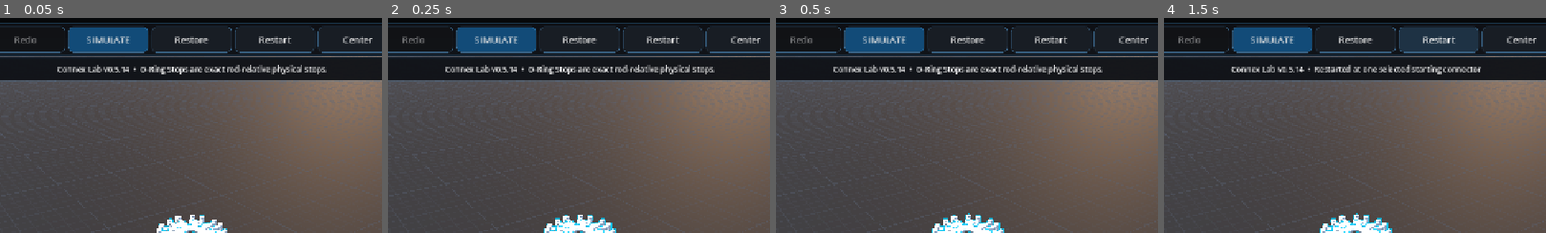
Above: before the commit, frames 1-4 (left to right).
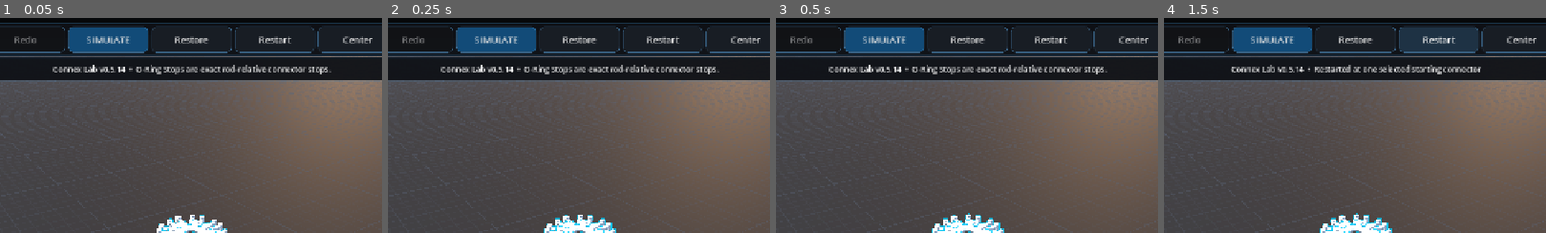
Above: after the commit, the same moments.

Repository: pixel375/connex
Game: Godot game, scene res://Main.tscn
Same seed, same stepped clock (60 frames per second), same inputs: the game is played once before the commit and once after it.
Inputs:
- Up to frame 1 (0.05 s): no input
- Up to frame 2 (0.25 s): no input
- Up to frame 3 (0.5 s): no input
- Up to frame 4 (1.5 s): click "Restart" at 0.5 s; click "Restart" at 1.25 s
The pictures show only the part of the screen within x 25-75%, y 0-50%; the shares and areas given below are measured in that part.

The runs differ from the first frame. In frame 1, 1.5% of the frame differs, in the area x 13-87%, y 21-27%; in frame 2, 1.5%; in frame 3, 1.5%; in frame 4, nothing differs.

Commit message:
Isolate O-Ring stopper collision from axle host

Diff:
--- a/scripts/main_v069.gd
+++ b/scripts/main_v069.gd
@@ -1,17 +1,18 @@
 extends "res://scripts/main_v068.gd"
 
 const VERSION_069 := "0.5.14"
-const O_RING_STOP_COLLIDER_HEIGHT_V069 := 0.48
+const O_RING_SIM_LAYER_V069 := 8
+const O_RING_SIM_CONNECTOR_LAYER_V069 := 16
 
 # v0.5.14 keeps the normal AXLE joint completely unchanged. During SIMULATE an
-# O-Ring becomes an exact rod-relative kinematic collider: its real body remains
-# collidable, its world transform is synchronized from the host rod every physics
-# tick, and the existing mount joint keeps only host/self collision exclusion.
-# All six mount constraints are temporarily disabled so the tiny O-Ring is not a
-# separately solved weld and cannot stretch or inject solver energy.
+# O-Ring becomes an exact rod-relative kinematic collider. Its editable BUILD
+# weld is detached, and a temporary collision-layer split lets connectors collide
+# with the O-Ring while rods (including its host axle) cannot. This avoids both
+# the v0.5.13 rod-owned proxy bug and collision filtering through the joint graph.
 var o_ring_stop_pair_count_v069: int = 0
 var o_ring_axle_replacements_v069: Array = []
 var o_ring_stop_proxies_v069: Array = []
+var o_ring_connector_collision_state_v069: Array = []
 
 
 func _ready() -> void:
@@ -19,27 +20,12 @@
 	_update_help_text_v030()
 	if update_status_v021 != null:
 		_set_update_status_v021("Current version: v%s" % VERSION_069)
-	_status("O-Ring Stops are exact rod-relative physical stops.")
+	_status("O-Ring Stops are exact rod-relative connector stops.")
 
 
 func _status(text: String) -> void:
 	if status_label != null:
 		status_label.text = "Connex Lab v%s  •  %s" % [VERSION_069, text]
-
-
-# The visible O-Ring remains unchanged. Its thin 0.26-unit collision cylinder is
-# given a small axial guard thickness so Jolt's transient penetration under a
-# loaded kinematic stop cannot carry the axle hub through the visible ring. This
-# is local to O-Rings and does not change connector, rod or global solver physics.
-func _make_o_ring_body(transform: Transform3D) -> RigidBody3D:
-	var ring := super._make_o_ring_body(transform)
-	for child_value in ring.get_children():
-		var collision := child_value as CollisionShape3D
-		if collision == null or not (collision.shape is CylinderShape3D):
-			continue
-		var cylinder := collision.shape as CylinderShape3D
-		cylinder.height = O_RING_STOP_COLLIDER_HEIGHT_V069
-	return ring
 
 
 # Never copy O-Ring collision into the host rod. AXLE joints intentionally
@@ -49,12 +35,33 @@
 	return 0
 
 
-func _set_o_ring_mount_constraints_v069(joint: Generic6DOFJoint3D, enabled_flags: Dictionary) -> void:
-	if not is_instance_valid(joint):
-		return
-	for axis_name in ["x", "y", "z"]:
-		joint.set("linear_limit_%s/enabled" % axis_name, bool(enabled_flags.get("linear_%s" % axis_name, false)))
-		joint.set("angular_limit_%s/enabled" % axis_name, bool(enabled_flags.get("angular_%s" % axis_name, false)))
+func _restore_o_ring_connector_collision_state_v069() -> void:
+	for state_value in o_ring_connector_collision_state_v069:
+		var state := state_value as Dictionary
+		var connector := state.get("connector") as RigidBody3D
+		if not is_instance_valid(connector):
+			continue
+		connector.collision_layer = int(state.get("layer", connector.collision_layer))
+		connector.collision_mask = int(state.get("mask", connector.collision_mask))
+	o_ring_connector_collision_state_v069.clear()
+
+
+func _enable_o_ring_connector_collision_v069() -> void:
+	_restore_o_ring_connector_collision_state_v069()
+	for body_value in bodies:
+		var connector := body_value as RigidBody3D
+		if not is_instance_valid(connector) or str(connector.get_meta("kind", "")) != "connector":
+			continue
+		o_ring_connector_collision_state_v069.append({
+			"connector": connector,
+			"layer": connector.collision_layer,
+			"mask": connector.collision_mask,
+		})
+		# Keep every existing construction layer/mask bit. The extra layer lets an
+		# O-Ring target connectors specifically, while the extra mask lets the
+		# connector see the O-Ring's dedicated simulation layer.
+		connector.collision_layer |= O_RING_SIM_CONNECTOR_LAYER_V069
+		connector.collision_mask |= O_RING_SIM_LAYER_V069
 
 
 func _prepare_o_ring_followers_v068() -> int:
@@ -69,17 +76,13 @@
 		var record := record_value as Dictionary
 		if str(record.get("kind", "")) != "o_ring":
 			continue
-		var joint := record.get("joint") as Generic6DOFJoint3D
+		var joint := record.get("joint") as Joint3D
 		var ring := record.get("ring") as RigidBody3D
 		var rod := record.get("rod") as RigidBody3D
 		if not is_instance_valid(joint) or not is_instance_valid(ring) or not is_instance_valid(rod):
 			continue
 
 		var local_transform: Transform3D = rod.global_transform.affine_inverse() * ring.global_transform
-		var saved_flags := {}
-		for axis_name in ["x", "y", "z"]:
-			saved_flags["linear_%s" % axis_name] = bool(joint.get("linear_limit_%s/enabled" % axis_name))
-			saved_flags["angular_%s" % axis_name] = bool(joint.get("angular_limit_%s/enabled" % axis_name))
 		o_ring_followers_v068.append({
 			"ring": ring,
 			"rod": rod,
@@ -92,14 +95,12 @@
 			"can_sleep": ring.can_sleep,
 			"original_parent": ring.get_parent(),
 			"original_index": ring.get_index(),
-			"mount_enabled_flags_v069": saved_flags,
 		})
 
-		# Keep node_a/node_b and exclude_nodes_from_collision intact, but make this
-		# a zero-constraint relationship for SIMULATE. The kinematic follower owns
-		# the ring transform; the joint contributes no positional/angular force.
-		_set_o_ring_mount_constraints_v069(joint, {})
-		joint.exclude_nodes_from_collision = true
+		# Remove the BUILD weld completely from the live Jolt graph. Self-collision
+		# is handled by the dedicated temporary layer split below, so the joint is
+		# not needed for either force or filtering during SIMULATE.
+		_disable_o_ring_joint_v068(joint)
 
 		ring.linear_velocity = Vector3.ZERO
 		ring.angular_velocity = Vector3.ZERO
@@ -108,17 +109,22 @@
 		ring.freeze = true
 		ring.sleeping = false
 		ring.can_sleep = false
+		# The ring sees only the temporary connector-only layer. Rods never gain
+		# this bit, so the host axle cannot collide with its own stop.
+		ring.collision_layer = O_RING_SIM_LAYER_V069
+		ring.collision_mask = O_RING_SIM_CONNECTOR_LAYER_V069
 		ring.global_transform = rod.global_transform * local_transform
 		o_ring_stop_pair_count_v069 += 1
 
 	if o_ring_stop_pair_count_v069 > 0:
+		_enable_o_ring_connector_collision_v069()
 		_rebind_all_joints()
 	return o_ring_stop_pair_count_v069
 
 
-# Override v0.5.13's follower sync specifically to avoid reparenting one physics
-# body beneath another. A frozen kinematic RigidBody3D is intended for bodies
-# animated by code and still participates in collision along its movement path.
+# Keep the real O-Ring body in world space rather than nesting one physics body
+# below another. The saved local transform is authoritative; idle + physics
+# process synchronization keeps the displayed stop on its moving host rod.
 func _sync_o_ring_followers_v068() -> void:
 	if not simulating:
 		return
@@ -135,18 +141,17 @@
 
 
 func _restore_o_ring_followers_v068(restore_build_pose: bool = true) -> void:
-	# Restore the original fixed-mount limit flags before the base restore returns
-	# the body to its editable BUILD pose/state.
+	_restore_o_ring_connector_collision_state_v069()
 	for follower_value in o_ring_followers_v068:
 		var follower := follower_value as Dictionary
 		var ring := follower.get("ring") as RigidBody3D
-		var joint := follower.get("joint") as Generic6DOFJoint3D
-		if is_instance_valid(joint):
-			_set_o_ring_mount_constraints_v069(joint, follower.get("mount_enabled_flags_v069", {}) as Dictionary)
 		if is_instance_valid(ring):
 			ring.set("freeze_mode", int(follower.get("freeze_mode", RigidBody3D.FREEZE_MODE_STATIC)))
 			ring.continuous_cd = bool(follower.get("continuous_cd", false))
 			ring.can_sleep = bool(follower.get("can_sleep", true))
+	# The v0.5.13 base restore reparents only if necessary, restores the saved
+	# collision layer/mask, reattaches the temporarily detached BUILD weld, and
+	# returns the O-Ring to an editable frozen pose.
 	super._restore_o_ring_followers_v068(restore_build_pose)
 	o_ring_stop_pair_count_v069 = 0
 
@@ -155,7 +160,7 @@
 	await super._release_physics()
 	if not simulating:
 		return
-	_status("Physics running — %d collidable O-Ring Stop%s locked exactly to host rod%s; AXLE slide/rotation stay free until contact" % [
+	_status("Physics running — %d collidable O-Ring Stop%s locked to host rod%s; AXLE slide/rotation stay free until connector contact" % [
 		o_ring_stop_pair_count_v069,
 		"" if o_ring_stop_pair_count_v069 == 1 else "s",
 		"" if o_ring_stop_pair_count_v069 == 1 else "s"
@@ -168,7 +173,7 @@
 		return
 	var label: Label = _find_label_v030(help_panel)
 	if label != null:
-		label.text += "\n\nv0.5.14 O-RING STOPPER: the real O-Ring collider is locked exactly to its host rod during SIMULATE as a frozen kinematic body synchronized in world space every physics tick. Its existing mount remains connected only to exclude O-Ring-vs-host-rod self collision; all six mount constraints are temporarily disabled, so the mount cannot stretch or inject solver force. The ring keeps normal construction collision against axle connectors and other pieces. Its invisible stopper collider has a small axial guard thickness to absorb Jolt penetration under loaded impacts while the visible O-Ring remains unchanged. The normal AXLE joint remains untouched and keeps free Y slide plus free axle rotation until physical contact. No rod-owned proxy collider, moving proxy body, replacement AXLE joint, artificial travel limit, nested physics-body parenting, or O-Ring-specific CCD is used. BUILD/Restore re-enables the original O-Ring mount constraints and editable state."
+		label.text += "\n\nv0.5.14 O-RING STOPPER: the real O-Ring collider is locked to its host rod as a frozen kinematic body synchronized in world space. Its BUILD weld is detached during SIMULATE. A temporary dedicated collision-layer split makes O-Rings collide with connectors while rods—including the host axle—do not collide with O-Rings, avoiding both self-contact and joint-graph collision filtering. The visible part and original 0.26 collision thickness are unchanged. The normal AXLE joint remains untouched with free Y slide and free axle rotation until physical connector/O-Ring contact. No rod-owned proxy collider, moving proxy body, replacement AXLE joint, artificial travel limit, nested physics-body parenting, enlarged O-Ring collider, or O-Ring-specific CCD is used. BUILD/Restore restores the original collision layers and fixed O-Ring weld."
 
 
 func _on_update_request_completed_v021(result: int, response_code: int, headers: PackedStringArray, body: PackedByteArray) -> void:
